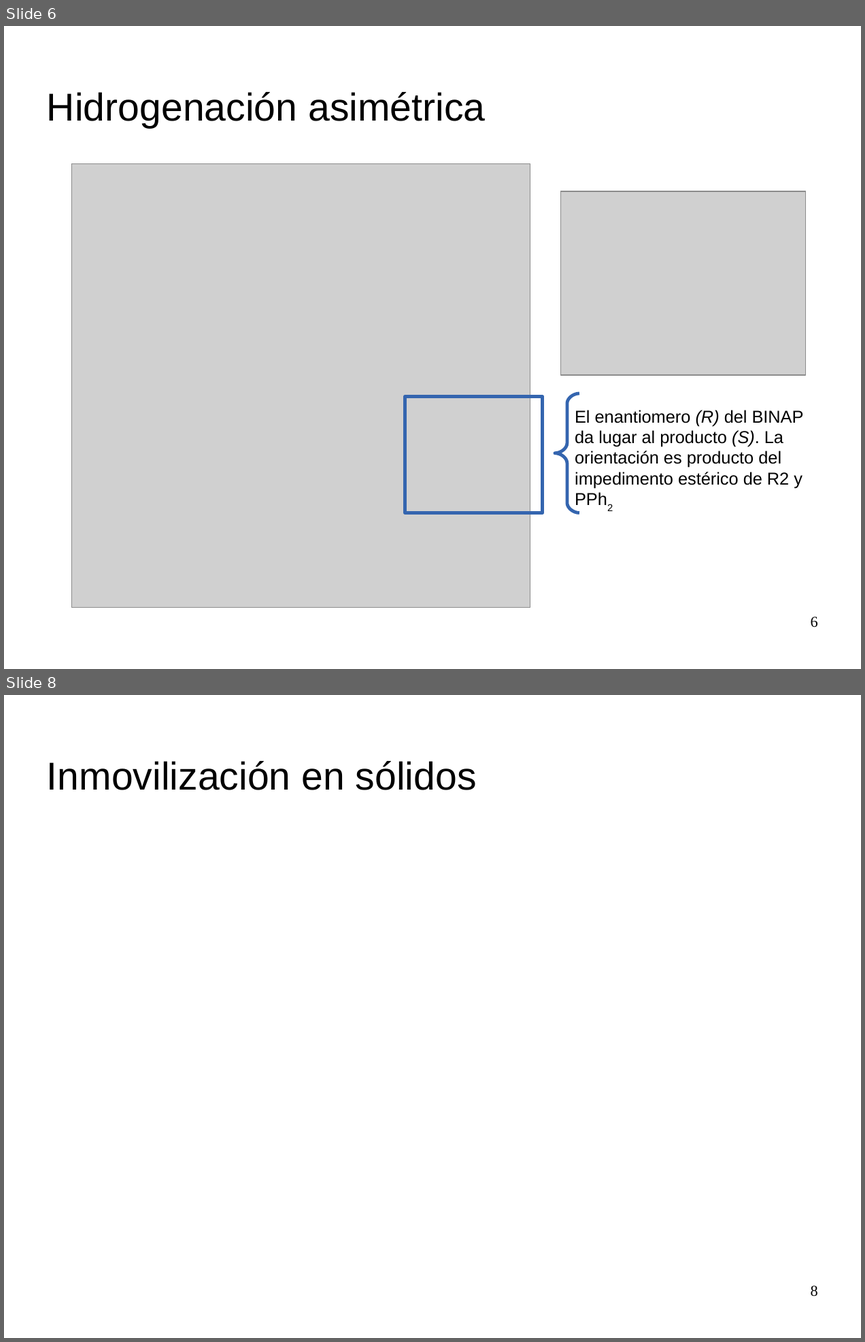
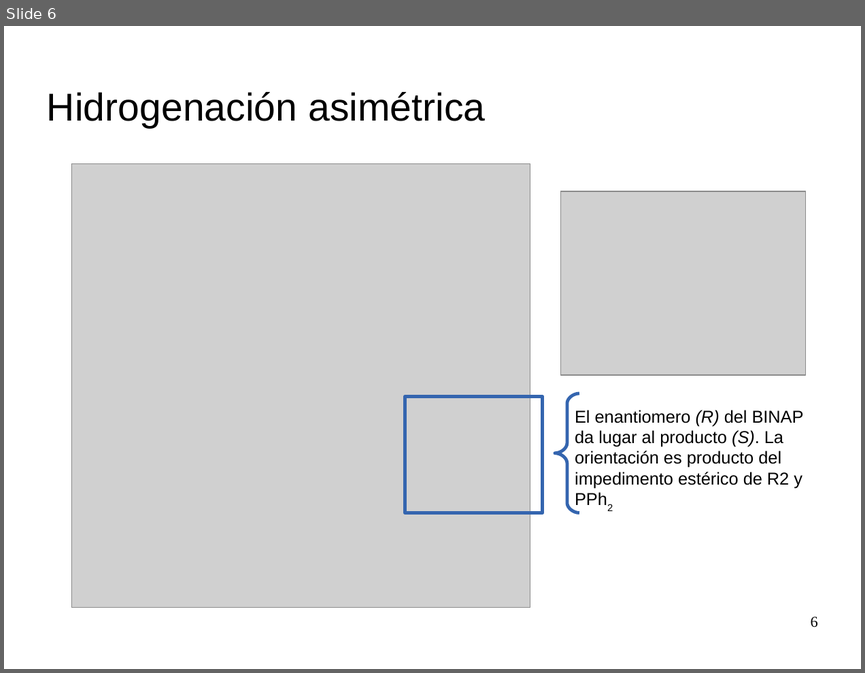
Before and after one commit to jsbarbosa/study-happiness, a slide deck: Lab Q. Avanzada/Inorganica/Seminario/presentacion.odp. Shown one above the other, each under a label of ours: slides 6 and 8 before the commit, slide 6 after it; the slides between them are not shown. The pictures are 865x1342 and 865x673 pixels, drawn with LibreOffice and Linux fonts; fonts in the diff are those of the drawing; grey boxes stand for pictures; background and template pictures are left out. Boxes give left, top, right and bottom in pixels: in the first picture for what was removed or moved away, otherwise in the second. Text is boxed around its words. In the diff, an @@ line names an element or a change of style, - is before the commit and + after.

```diff
--- a/Lab Q. Avanzada/Inorganica/Seminario/presentacion.odp
+++ b/Lab Q. Avanzada/Inorganica/Seminario/presentacion.odp
@@ slide 8 removed at (4,695,861,1338), background picture (left out) @@
@@ title removed at (47,761,477,790) @@
-Inmovilización en sólidos
@@ page number removed at (810,1285,818,1296) @@
-8
```
Also in this commit, not shown: 3 slides added, 3 other slides removed, 13 other files.
